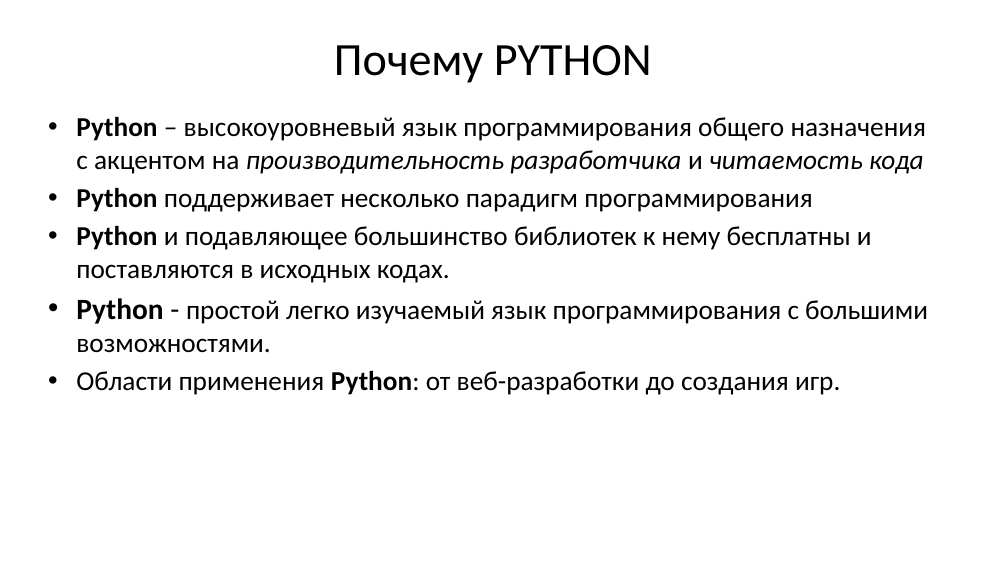
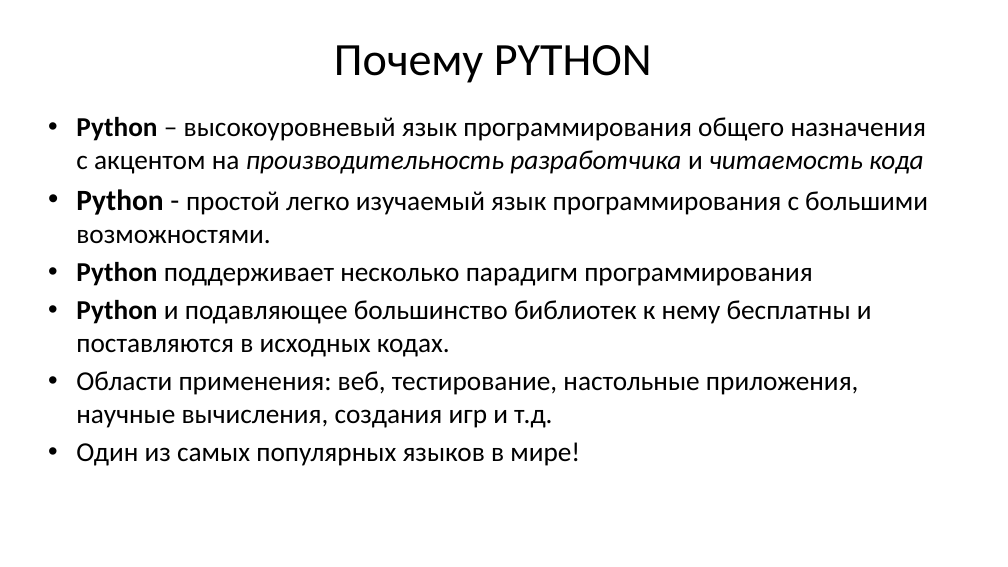
Before and after one commit to maxchv/LearnPython, a slide deck: slide 4 of webminar.pptx (slide 3 before the commit). Drawn at 1008x567 pixels with LibreOffice and Linux fonts; fonts in the diff are those of the drawing. Boxes give left, top, right and bottom in pixels: in the first picture for what was removed or moved away, otherwise in the second. Text is boxed around its words. In the diff, an @@ line names an element or a change of style, - is before the commit and + after.

Commit message:
updated presentation

```diff
--- a/webminar.pptx
+++ b/webminar.pptx
@@ text at (76,189,928,244): paragraph added @@
+• Python - простой легко изучаемый язык программирования с большими возможностями.
@@ text at (76,371,859,466): text changed @@
-• Python - простой легко изучаемый язык программирования с большими возможностями.
-• Области применения Python: от веб-разработки до создания игр.
+• Области применения: веб, тестирование, настольные приложения, научные вычисления, создания игр и т.д.
+• Один из самых популярных языков в мире!
```
Also in this commit, not shown: 12 other slides changed, 4 slides added, 12 slides removed.
